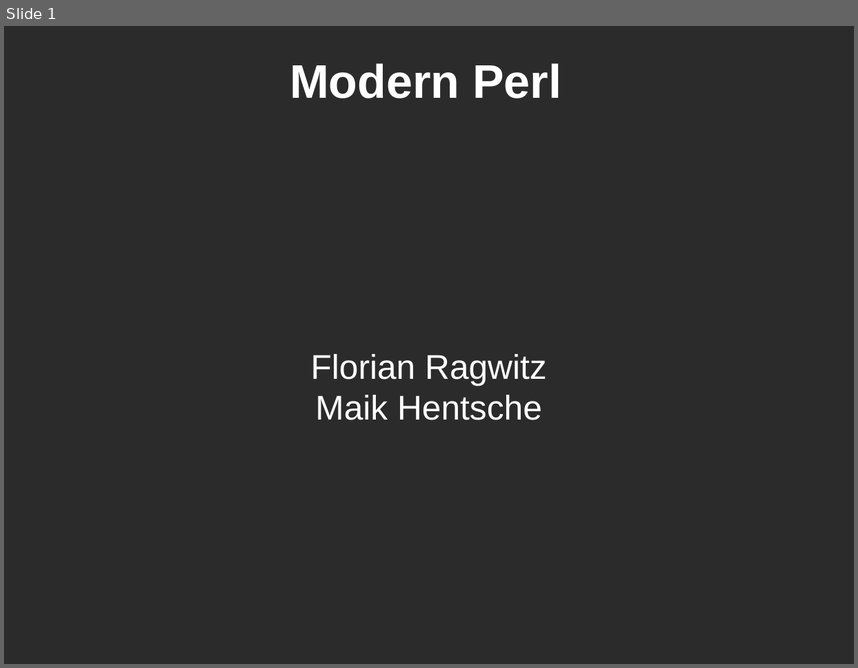
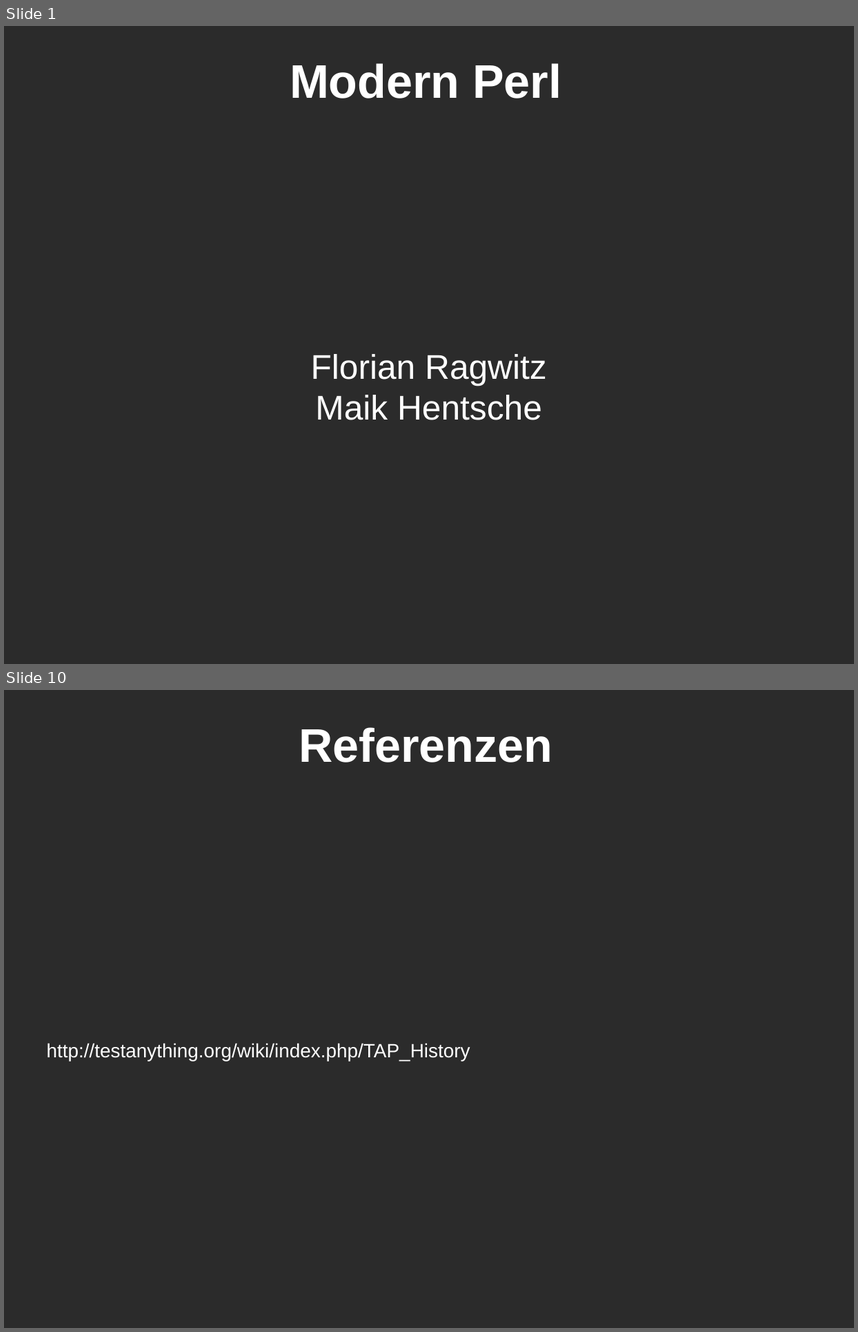
Before and after one commit to Caldrin/Vortrag_CLT, a slide deck: Modern Perl.odp. Shown one above the other, each under a label of ours: slide 1 before the commit, slides 1 and 10 after it; the slides between them are not shown. The pictures are 858x668 and 858x1332 pixels, drawn with LibreOffice and Linux fonts; fonts in the diff are those of the drawing; background and template pictures are left out; a plain dark background stands for a picture behind light text. Boxes give left, top, right and bottom in pixels: in the first picture for what was removed or moved away, otherwise in the second. Text is boxed around its words. In the diff, an @@ line names an element or a change of style, - is before the commit and + after.

```diff
--- a/Modern Perl.odp
+++ b/Modern Perl.odp
@@ slide 10 added at (x1=4, y1=690, x2=854, y2=1328), background picture (left out) @@
@@ title added at (x1=299, y1=727, x2=553, y2=762), 44 pt, text #FFFFFF, bold @@
+Referenzen
@@ subtitle added at (x1=47, y1=1043, x2=470, y2=1061), 18 pt, text #FFFFFF @@
+http://testanything.org/wiki/index.php/TAP_History
```
Also in this commit, not shown: 5 slides changed, 3 other slides added, 5 slides removed.
